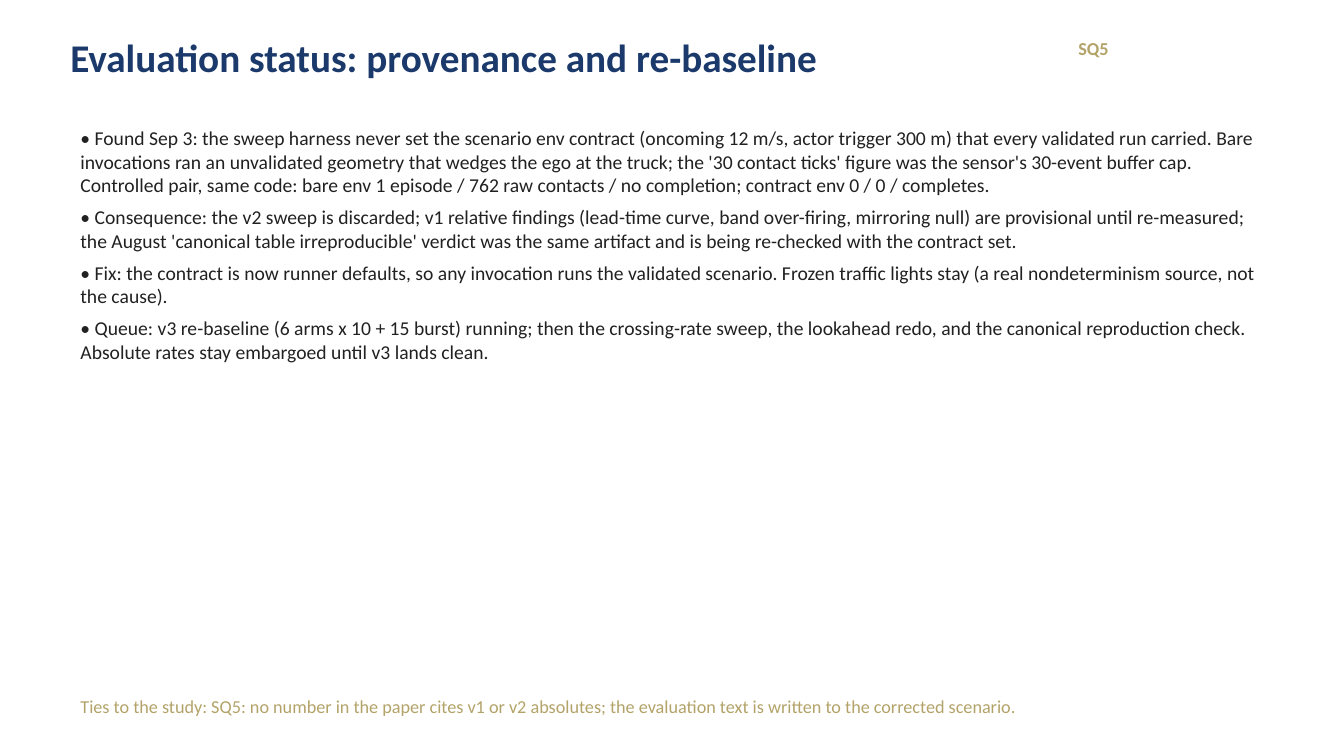
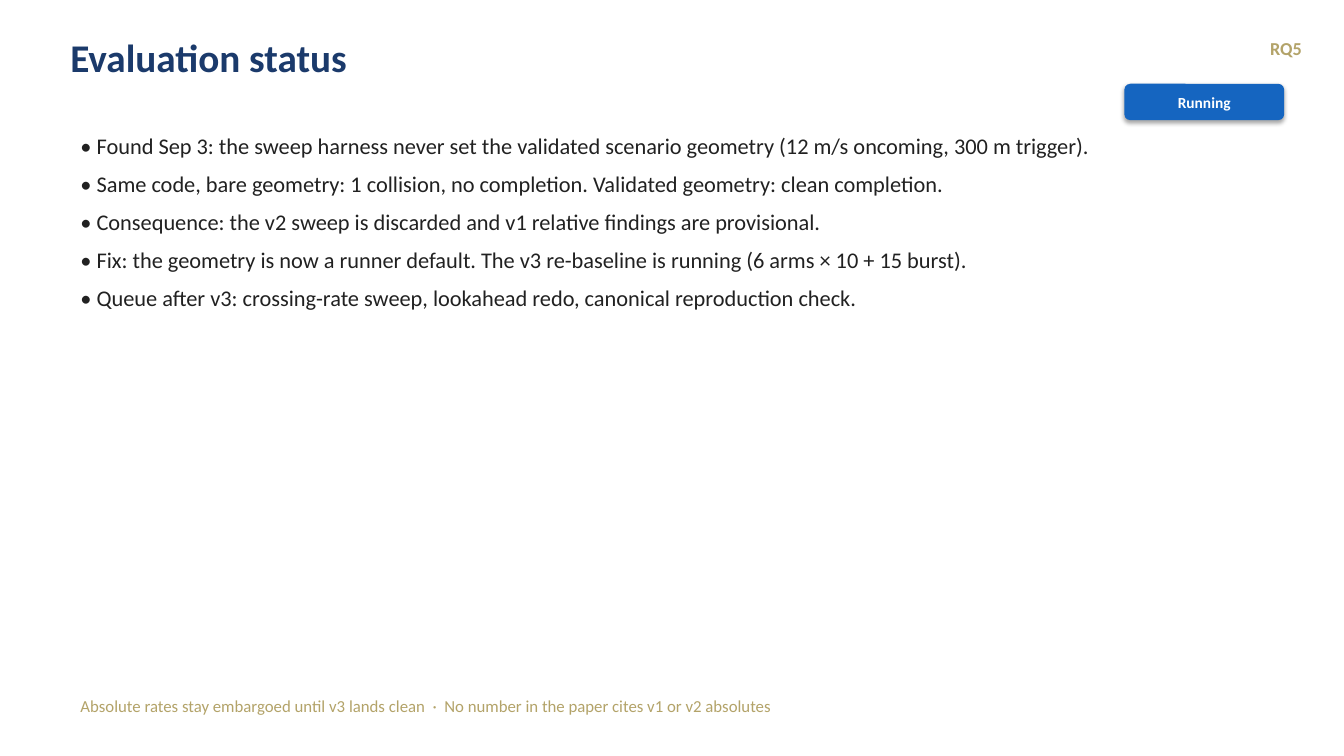
Before and after one commit to tlandle/eCAV, a slide deck: slide 15 of docs/kb/decks/khonsu_story_2026-09-04.pptx (slide 14 before the commit). Drawn at 1344x756 pixels with LibreOffice and Linux fonts; fonts in the diff are those of the drawing. Boxes give left, top, right and bottom in pixels: in the first picture for what was removed or moved away, otherwise in the second. Text is boxed around its words. In the diff, an @@ line names an element or a change of style, - is before the commit and + after.

Commit message:
KB deck baseline: RQ-form khonsu_story

```diff
--- a/docs/kb/decks/khonsu_story_2026-09-04.pptx
+++ b/docs/kb/decks/khonsu_story_2026-09-04.pptx
@@ text at (70, 44, 347, 73): text changed @@
-Evaluation status: provenance and re-baseline
+Evaluation status
@@ text at (1270, 43, 1302, 58): text changed @@
-SQ5
+RQ5
@@ rounded rectangle added at (1124, 84, 1285, 120), fill #1565C0, 11 pt, text #FFFFFF, bold @@
+Running
@@ text at (97, 138, 1089, 310): text changed; size 14 to 16 pt @@
-• Found Sep 3: the sweep harness never set the scenario env contract (oncoming 12 m/s, actor trigger 300 m) that every validated run carried. Bare invocations ran an unvalidated geometry that wedges the ego at the truck; the '30 contact ticks' figure was the sensor's 30-event buffer cap. Controlled pair, same code: bare env 1 episode / 762 raw contacts / no completion; contract env 0 / 0 / completes.
-• Consequence: the v2 sweep is discarded; v1 relative findings (lead-time curve, band over-firing, mirroring null) are provisional until re-measured; the August 'canonical table irreproducible' verdict was the same artifact and is being re-checked with the contract set.
-• Fix: the contract is now runner defaults, so any invocation runs the validated scenario. Frozen traffic lights stay (a real nondeterminism source, not the cause).
-• Queue: v3 re-baseline (6 arms x 10 + 15 burst) running; then the crossing-rate sweep, the lookahead redo, and the canonical reproduction check. Absolute rates stay embargoed until v3 lands clean.
+• Found Sep 3: the sweep harness never set the validated scenario geometry (12 m/s oncoming, 300 m trigger).
+• Same code, bare geometry: 1 collision, no completion. Validated geometry: clean completion.
+• Consequence: the v2 sweep is discarded and v1 relative findings are provisional.
+• Fix: the geometry is now a runner default. The v3 re-baseline is running (6 arms × 10 + 15 burst).
+• Queue after v3: crossing-rate sweep, lookahead redo, canonical reproduction check.
@@ text at (80, 700, 770, 715): text changed; size 13 to 12 pt @@
-Ties to the study: SQ5: no number in the paper cites v1 or v2 absolutes; the evaluation text is written to the corrected scenario.
+Absolute rates stay embargoed until v3 lands clean · No number in the paper cites v1 or v2 absolutes
```
Also in this commit, not shown: 5 other slides changed, 10 slides added, 9 slides removed.
